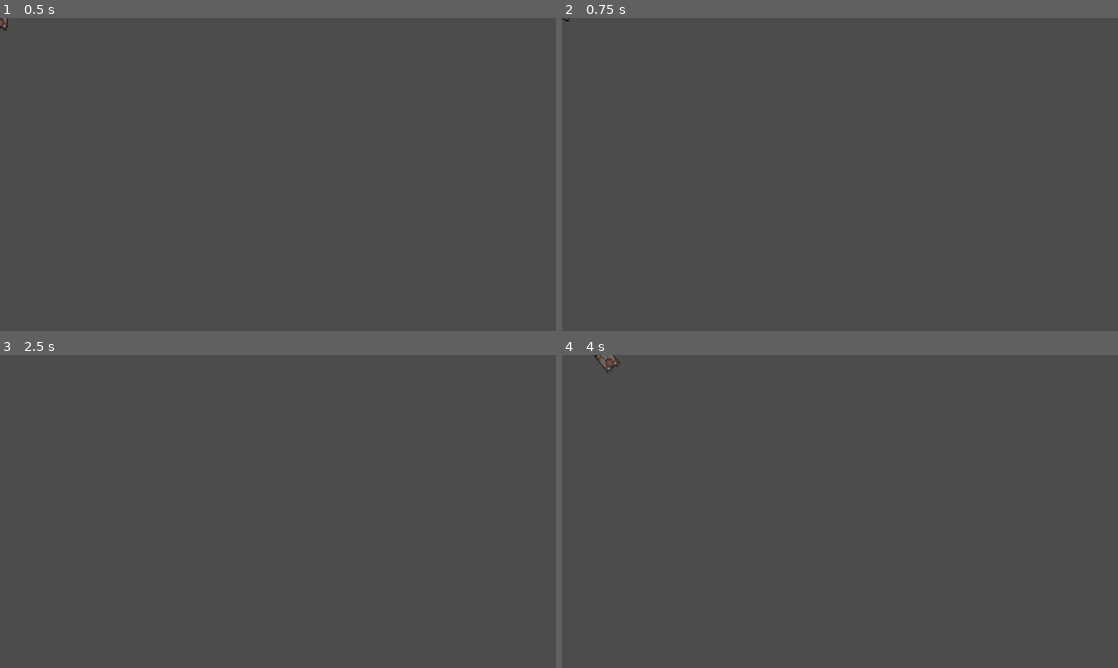
Above: before the commit, frames 1-4 (two rows, left to right).
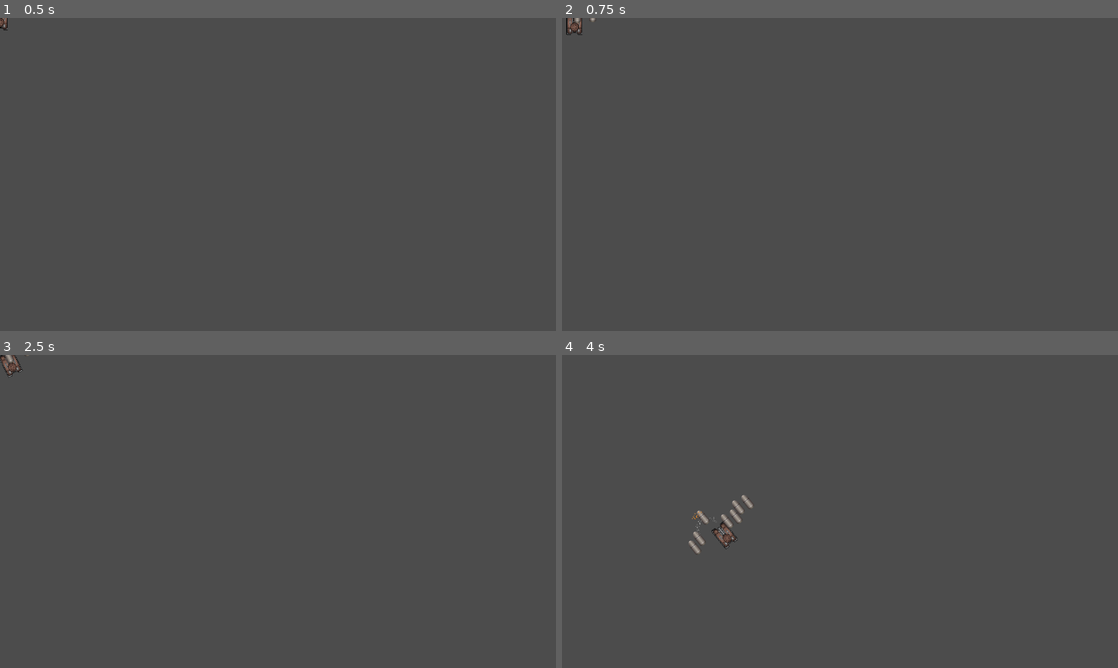
Above: after the commit, the same moments.

Repository: Tolikf1/battolia_village
Game: Godot game, scene res://scenes/tank/Tank.tscn
The game is run twice, just before and just after one commit, with the same random seed, the same clock (stepped at 60 frames per second) and the same inputs. The project has no main scene, so this scene is started directly.
Inputs:
- Up to frame 1 (0.5 s): no input
- Up to frame 2 (0.75 s): tap Enter at 0.5 s; hold Up (move_forward) from 0.53 s (still down); tap Space (fire_weapon) at 0.6 s
- Up to frame 3 (2.5 s): tap Space (fire_weapon) at 1.25, 1.35, 2.3 s; tap Enter at 2 s; release Up (move_forward) at 2.03 s; hold Down (move_back) from 2.03 s (still down); hold Left (rotate_CCW) from 2.03 s (still down)
- Up to frame 4 (4 s): keep holding Down (move_back); release Left (rotate_CCW) at 2.78 s; tap Right (rotate_CW) at 2.85 s; tap Space (fire_weapon) at 3.05, 3.6 s

Frame 1 is identical in both runs. In frame 2, 0.1% of the frame differs, in the area x 0-6%, y 0-6%; in frame 3, 0.1%; in frame 4, 0.6%, in the area x 5-35%, y 0-64%.

Commit message:
shell scene added

Diff:
--- /dev/null
+++ b/2d/Shell.gd
@@ -0,0 +1,15 @@
+extends KinematicBody2D
+
+var velocity = Vector2.ZERO
+
+func init(direction: Vector2, shell_speed: float):
+	velocity = direction * shell_speed
+
+func _physics_process(delta):
+	var collision = move_and_collide(velocity * delta)
+	# if collision:
+		# var collided_id = collision.collider_id
+		# print_debug('collided with %d' % collided_id)
+
+func _on_VisibilityNotifier2D_screen_exited():
+	queue_free()
--- a/2d/project.godot
+++ b/2d/project.godot
@@ -52,6 +52,14 @@
  ]
 }
 
+[layer_names]
+
+2d_physics/layer_1="player"
+2d_physics/layer_2="bot"
+2d_physics/layer_3="wall"
+2d_physics/layer_4="indestructible_wall"
+2d_physics/layer_5="shell"
+
 [physics]
 
 common/enable_pause_aware_picking=true
--- /dev/null
+++ b/2d/scenes/tank/Shell.tscn
@@ -0,0 +1,20 @@
+[gd_scene load_steps=4 format=2]
+
+[ext_resource path="res://Art/Effects/Shell.png" type="Texture" id=1]
+[ext_resource path="res://Shell.gd" type="Script" id=2]
+
+[sub_resource type="CapsuleShape2D" id=1]
+radius = 8.0
+
+[node name="Shell" type="KinematicBody2D"]
+script = ExtResource( 2 )
+
+[node name="Sprite" type="Sprite" parent="."]
+texture = ExtResource( 1 )
+
+[node name="CollisionShape2D" type="CollisionShape2D" parent="."]
+shape = SubResource( 1 )
+
+[node name="VisibilityNotifier2D" type="VisibilityNotifier2D" parent="."]
+
+[connection signal="screen_exited" from="VisibilityNotifier2D" to="." method="_on_VisibilityNotifier2D_screen_exited"]
--- /dev/null
+++ b/2d/scenes/tank/ShootingEffects.gd
@@ -0,0 +1,9 @@
+extends RigidBody2D
+
+
+func _ready():
+	$Timer.start($SmokeParticles.lifetime)
+
+
+func _on_Timer_timeout():
+	queue_free()
--- /dev/null
+++ b/2d/scenes/tank/ShootingEffects.tscn
@@ -0,0 +1,75 @@
+[gd_scene load_steps=7 format=2]
+
+[ext_resource path="res://scenes/tank/ShootingEffects.gd" type="Script" id=1]
+[ext_resource path="res://Art/Turret.png" type="Texture" id=2]
+
+[sub_resource type="ParticlesMaterial" id=1]
+flag_disable_z = true
+direction = Vector3( 0, -1, 0 )
+spread = 94.41
+flatness = 1.0
+gravity = Vector3( 0, 0, 0 )
+initial_velocity = 100.0
+initial_velocity_random = 0.1
+angular_velocity = 100.0
+angular_velocity_random = 1.0
+orbit_velocity = 0.0
+orbit_velocity_random = 0.0
+damping = 150.0
+damping_random = 0.3
+color = Color( 0.717647, 0.717647, 0.717647, 1 )
+
+[sub_resource type="Gradient" id=2]
+offsets = PoolRealArray( 0.546584, 1 )
+colors = PoolColorArray( 0.976471, 0.513726, 0.0156863, 1, 0.8, 0.788235, 0.788235, 1 )
+
+[sub_resource type="GradientTexture" id=3]
+gradient = SubResource( 2 )
+
+[sub_resource type="ParticlesMaterial" id=4]
+flag_disable_z = true
+direction = Vector3( 0, -1, 0 )
+spread = 18.53
+flatness = 1.0
+gravity = Vector3( 0, 0, 0 )
+initial_velocity = 150.0
+initial_velocity_random = 0.1
+angular_velocity = 100.0
+angular_velocity_random = 1.0
+orbit_velocity = 0.0
+orbit_velocity_random = 0.0
+damping = 150.0
+damping_random = 0.3
+color_ramp = SubResource( 3 )
+hue_variation = 0.02
+hue_variation_random = 1.0
+
+[node name="ShootingEffects" type="RigidBody2D"]
+position = Vector2( 100, 100 )
+mass = 0.01
+gravity_scale = 0.0
+linear_damp = 0.0
+script = ExtResource( 1 )
+
+[node name="SmokeParticles" type="Particles2D" parent="."]
+amount = 50
+lifetime = 0.5
+explosiveness = 0.79
+process_material = SubResource( 1 )
+
+[node name="FireParticles" type="Particles2D" parent="."]
+amount = 50
+lifetime = 0.5
+explosiveness = 0.79
+process_material = SubResource( 4 )
+
+[node name="Timer" type="Timer" parent="."]
+wait_time = 0.5
+one_shot = true
+
+[node name="Sprite" type="Sprite" parent="."]
+visible = false
+scale = Vector2( 0.1, 0.1 )
+texture = ExtResource( 2 )
+
+[connection signal="timeout" from="Timer" to="." method="_on_Timer_timeout"]
--- a/2d/scenes/tank/Tank.gd
+++ b/2d/scenes/tank/Tank.gd
@@ -2,13 +2,18 @@
 
 export (float) var speed
 export (float) var rotation_speed
+
+export (PackedScene) var shell_scene
+export (float) var shell_speed
+
+export (PackedScene) var shooting_effects_scene
 
 
 # Called when the node enters the scene tree for the first time.
 func _ready():
 	pass # Replace with function body.
 
-func _process(delta):
+func _physics_process(delta):
 	movement(delta)
 
 
@@ -27,10 +32,11 @@
 
 	rotation += input_rotation * rotation_speed * delta
 	var direction = Vector2.UP.rotated(rotation)
-	var delta_position = direction * input_speed * speed * delta
-	position += delta_position
+	var velocity = direction * input_speed * speed
+	move_and_slide(velocity)
 
 	animate_tracks(input_speed, input_rotation)
+	shoot(input_speed * speed)
 
 # speed, rotation є {0, 1, -1}
 func animate_tracks(speed, rotation):
@@ -46,3 +52,15 @@
 	else:
 		$Spites/Tracks/L.playing = false
 		$Spites/Tracks/R.playing = false
+
+func shoot(speed):
+	if Input.is_action_just_pressed("fire_weapon"):
+		var shell = shell_scene.instance()
+		shell.position = $NozzlePosition.position
+		shell.init(Vector2.UP.rotated(rotation), shell_speed)
+		add_child(shell)
+
+		var shot = shooting_effects_scene.instance()
+		shot.position = $NozzlePosition.position
+		shot.linear_velocity = Vector2.UP.rotated(rotation) * speed
+		add_child(shot)
--- a/2d/scenes/tank/Tank.tscn
+++ b/2d/scenes/tank/Tank.tscn
@@ -1,10 +1,12 @@
-[gd_scene load_steps=8 format=2]
+[gd_scene load_steps=10 format=2]
 
 [ext_resource path="res://scenes/tank/Tank.gd" type="Script" id=1]
 [ext_resource path="res://Art/Track_2.png" type="Texture" id=2]
 [ext_resource path="res://Art/Hull.png" type="Texture" id=3]
 [ext_resource path="res://Art/Turret.png" type="Texture" id=4]
 [ext_resource path="res://Art/Track_1.png" type="Texture" id=5]
+[ext_resource path="res://scenes/tank/ShootingEffects.tscn" type="PackedScene" id=6]
+[ext_resource path="res://scenes/tank/Shell.tscn" type="PackedScene" id=7]
 
 [sub_resource type="RectangleShape2D" id=1]
 extents = Vector2( 15.5, 24 )
@@ -24,6 +26,9 @@
 }
 speed = 100.0
 rotation_speed = 1.0
+shell_scene = ExtResource( 7 )
+shell_speed = 10.0
+shooting_effects_scene = ExtResource( 6 )
 
 [node name="CollisionShape2D" type="CollisionShape2D" parent="."]
 position = Vector2( 0.5, 1 )
@@ -51,3 +56,6 @@
 
 [node name="Turret" type="Sprite" parent="Spites"]
 texture = ExtResource( 4 )
+
+[node name="NozzlePosition" type="Position2D" parent="."]
+position = Vector2( 0, -18 )
